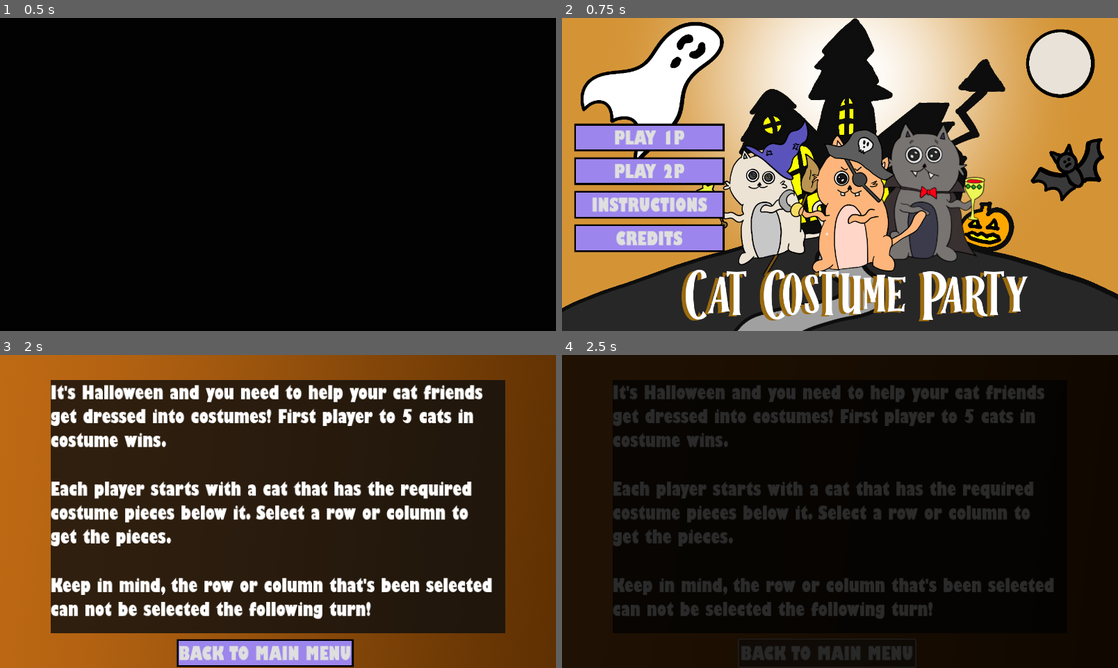
Above: before the commit, frames 1-4 (two rows, left to right).
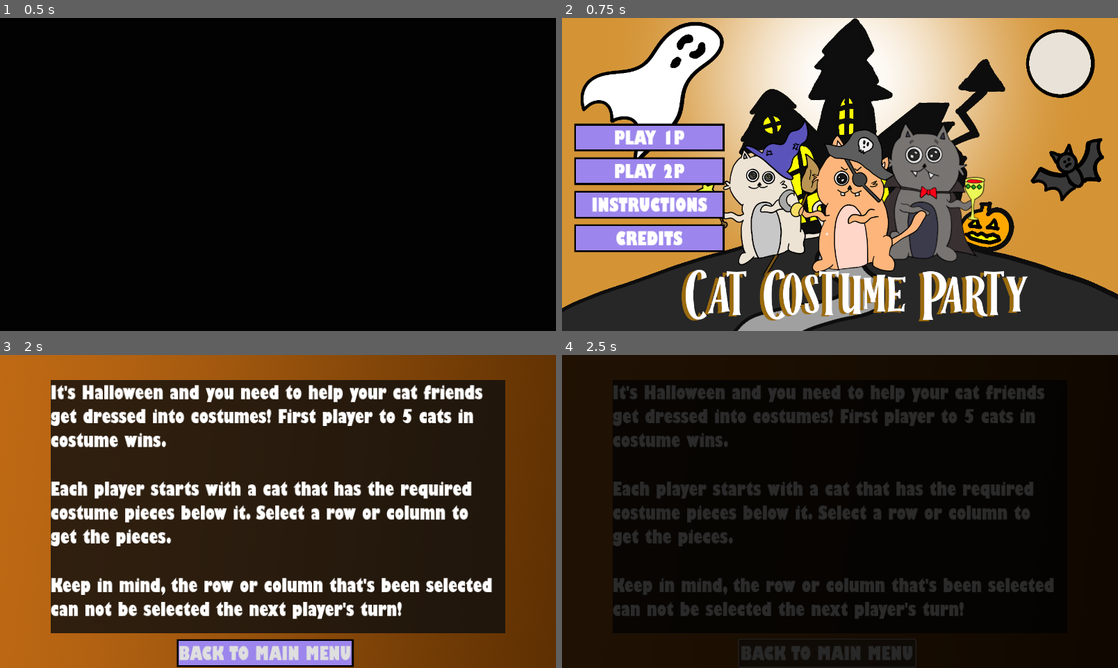
Above: after the commit, the same moments.

Repository: Zami77/CatCostumeParty
Game: Godot game, scene res://managers/GameManager.tscn
The game is run twice, just before and just after one commit, with the same random seed, the same clock (stepped at 60 frames per second) and the same inputs. Sound files missing from this copy of the repository are replaced by a short silence.
Inputs (mouse positions are in pixels of both pictures, inside the frame that each line leads up to):
- Up to frame 1 (0.5 s): no input
- Up to frame 2 (0.75 s): move the mouse to (962, 158) at 0.52 s; press the mouse at (962, 158) at 0.53 s
- Up to frame 3 (2 s): release the mouse at (400, 495) at 1.25 s; click "INSTRUCTIONS" at 1.25 s
- Up to frame 4 (2.5 s): click "BACK TO MAIN MENU" at 2 s

Frame 1 is identical in both runs. In frame 2, 1.5% of the frame differs, in the area x 5-26%, y 36-73%; in frame 3, 0.8%; in frame 4, 0.5%.

Commit message:
sound fx impl

Diff:
--- a/CatCostumeParty/costume_piece_grid/CostumePieceGrid.gd
+++ b/CatCostumeParty/costume_piece_grid/CostumePieceGrid.gd
@@ -34,6 +34,7 @@
 		for col in num_cols:
 			grid[row].append(0)
 			_add_random_piece(row, col)
+			await random_piece_added
 
 func get_selectable_options() -> Dictionary:
 	var selectable_options = {}
@@ -130,6 +131,7 @@
 	rand_piece.piece_selected.connect(_on_piece_selected)
 	grid[row][col] = rand_piece
 
+	AudioManager.play_piece_added_to_grid()
 	var rand_piece_scale_tween = get_tree().create_tween().set_trans(Tween.TRANS_LINEAR)
 	rand_piece_scale_tween.tween_property(rand_piece, "scale", Vector2.ONE, 0.3)
 	await rand_piece_scale_tween.finished
--- /dev/null
+++ b/CatCostumeParty/default_bus_layout.tres
@@ -0,0 +1,4 @@
+[gd_resource type="AudioBusLayout" format=3 uid="uid://bd2jwvvfeolt3"]
+
+[resource]
+bus/0/volume_db = -8.39524
--- a/CatCostumeParty/managers/AudioManager.gd
+++ b/CatCostumeParty/managers/AudioManager.gd
@@ -13,6 +13,24 @@
 var sfx_queue = []
 
 var rng = RandomNumberGenerator.new()
+
+var costume_cat_completed = "res://costume_cats/costume_cat_sound_fx/LQ_Positive_Notification.wav"
+
+var whoosh = [
+	"res://costume_pieces/costume_piece_sound_fx/FA_Whoosh_1_1.wav",
+	"res://costume_pieces/costume_piece_sound_fx/FA_Whoosh_1_2.wav",
+	"res://costume_pieces/costume_piece_sound_fx/FA_Whoosh_1_3.wav"
+]
+
+var piece_added_to_grid = [
+	"res://costume_pieces/costume_piece_sound_fx/piece_added_to_grid/CGM3_Bubble_Button_01_3.wav",
+	"res://costume_pieces/costume_piece_sound_fx/piece_added_to_grid/CGM3_Bubble_Button_01_4.wav",
+	"res://costume_pieces/costume_piece_sound_fx/piece_added_to_grid/CGM3_Bubble_Button_01_5.wav"
+]
+
+var game_end = "res://common/sound_fx/game_end.mp3"
+var button_press = "res://ui/button_sfx/FA_Confirm_Button_1_1.wav"
+var button_hover = "res://ui/button_sfx/button_hover.wav"
 
 func _ready():
 	for i in num_players:
@@ -42,6 +60,33 @@
 func play_battle_theme() -> void:
 	pass
 
+func play_sfx(sound_path):
+	sfx_queue.append(sound_path)
+
+func _fadeout_bgm():
+	bgm_player.stop()
+
+func play_collect_costume_piece() -> void:
+	play_sfx(whoosh[rng.randi_range(0, len(whoosh) - 1)])
+
+func play_costume_cat_completed() -> void:
+	play_sfx(costume_cat_completed)
+
+func play_dressed_cat_move() -> void:
+	play_sfx(whoosh[rng.randi_range(0, len(whoosh) - 1)])
+
+func play_piece_added_to_grid() -> void:
+	play_sfx(piece_added_to_grid[rng.randi_range(0, len(piece_added_to_grid) - 1)])
+
+func play_game_end() -> void:
+	play_sfx(game_end)
+
+func play_button_press() -> void:
+	play_sfx(button_press)
+
+func play_button_hover() -> void:
+	play_sfx(button_hover)
+
 func _process(delta):
 	if not sfx_queue.is_empty() and not available_players.is_empty():
 		available_players[0].stream = load(sfx_queue.pop_front())
--- a/CatCostumeParty/managers/MatchManager.gd
+++ b/CatCostumeParty/managers/MatchManager.gd
@@ -74,6 +74,7 @@
 		_execute_game_win()
 
 func _execute_game_win() -> void:
+	AudioManager.play_game_end()
 	game_end_panel.set_winning_player(winning_player)
 	game_end_panel.visible = true
 	costume_piece_grid.select_disabled = true
@@ -165,6 +166,7 @@
 		piece.global_position = old_global_position
 		var piece_tween = get_tree().create_tween().set_trans(Tween.TRANS_LINEAR)
 		piece_tween.tween_property(piece, "global_position", costume_cat_area.global_position + Dimensions.costume_cat_vec2 / 2, piece_movement_tween_duration)
+		AudioManager.play_collect_costume_piece()
 		await piece_tween.finished
 		costume_piece_grid.remove_child(piece)
 	emit_signal("completed_selected_pieces_animation_finished")
@@ -175,6 +177,7 @@
 	var costume_cat_area: Node2D = costume_cat_area_and_dressed_area.costume_cat_area
 	var dressed_cat_area: Node2D = costume_cat_area_and_dressed_area.dressed_cat_area
 
+	AudioManager.play_costume_cat_completed()
 	await get_tree().create_timer(timer_wait_on_costume_cat_completed).timeout
 	var old_costume_cat_global_pos = completed_cat.global_position
 	costume_cat_area.remove_child(completed_cat)
@@ -196,6 +199,7 @@
 	var dressed_cat_scale_tween = get_tree().create_tween().set_trans(Tween.TRANS_LINEAR)
 	dressed_cat_position_tween.tween_property(completed_cat, "position", new_position, dressed_cat_tween_duration)
 	dressed_cat_scale_tween.tween_property(completed_cat, "scale", new_scale, dressed_cat_tween_duration)
+	AudioManager.play_dressed_cat_move()
 	await dressed_cat_position_tween.finished
 	await dressed_cat_scale_tween.finished
 
--- /dev/null
+++ b/CatCostumeParty/ui/button_sfx/ButtonSfx.gd
@@ -0,0 +1,13 @@
+class_name ButtonSfx
+extends Button
+
+
+func _ready():
+	pressed.connect(_on_button_pressed)
+	mouse_entered.connect(_on_mouse_entered)
+
+func _on_button_pressed() -> void:
+	AudioManager.play_button_press()
+
+func _on_mouse_entered() -> void:
+	AudioManager.play_button_hover()
--- /dev/null
+++ b/CatCostumeParty/ui/button_sfx/ButtonSfx.tscn
@@ -0,0 +1,9 @@
+[gd_scene load_steps=3 format=3 uid="uid://bemerbtsrrpi5"]
+
+[ext_resource type="Theme" uid="uid://c6kvf2ibqye14" path="res://ui/themes/DefaultTheme.tres" id="1_827ym"]
+[ext_resource type="Script" path="res://ui/button_sfx/ButtonSfx.gd" id="2_v6cnc"]
+
+[node name="ButtonSfx" type="Button"]
+theme = ExtResource("1_827ym")
+theme_override_colors/font_color = Color(1, 1, 1, 1)
+script = ExtResource("2_v6cnc")
--- a/CatCostumeParty/ui/credits_screen/CreditsScreen.tscn
+++ b/CatCostumeParty/ui/credits_screen/CreditsScreen.tscn
@@ -1,8 +1,9 @@
-[gd_scene load_steps=4 format=3 uid="uid://bgh1ysbipxb66"]
+[gd_scene load_steps=5 format=3 uid="uid://bgh1ysbipxb66"]
 
 [ext_resource type="Script" path="res://ui/instructions_screen/InstructionsScreen.gd" id="1_um0qs"]
 [ext_resource type="Texture2D" uid="uid://cjbng43026ljx" path="res://managers/match_background.png" id="2_ixjnq"]
 [ext_resource type="Theme" uid="uid://c6kvf2ibqye14" path="res://ui/themes/DefaultTheme.tres" id="3_otlua"]
+[ext_resource type="Script" path="res://ui/button_sfx/ButtonSfx.gd" id="4_bb72p"]
 
 [node name="CreditsScreen" type="Node2D"]
 script = ExtResource("1_um0qs")
@@ -41,3 +42,4 @@
 offset_bottom = 789.0
 theme = ExtResource("3_otlua")
 text = "BACK TO MAIN MENU"
+script = ExtResource("4_bb72p")
--- a/CatCostumeParty/ui/instructions_screen/InstructionsScreen.tscn
+++ b/CatCostumeParty/ui/instructions_screen/InstructionsScreen.tscn
@@ -1,8 +1,9 @@
-[gd_scene load_steps=4 format=3 uid="uid://cl30sn1asndmr"]
+[gd_scene load_steps=5 format=3 uid="uid://cl30sn1asndmr"]
 
 [ext_resource type="Script" path="res://ui/instructions_screen/InstructionsScreen.gd" id="1_iqd66"]
 [ext_resource type="Texture2D" uid="uid://cjbng43026ljx" path="res://managers/match_background.png" id="1_slhiv"]
 [ext_resource type="Theme" uid="uid://c6kvf2ibqye14" path="res://ui/themes/DefaultTheme.tres" id="2_thrf1"]
+[ext_resource type="Script" path="res://ui/button_sfx/ButtonSfx.gd" id="4_ghs32"]
 
 [node name="InstructionsScreen" type="Node2D"]
 script = ExtResource("1_iqd66")
@@ -20,6 +21,7 @@
 color = Color(0.054902, 0.054902, 0.054902, 0.8)
 
 [node name="RichTextLabel" type="RichTextLabel" parent="LabelBackground"]
+layout_mode = 0
 offset_right = 1152.0
 offset_bottom = 640.0
 theme = ExtResource("2_thrf1")
@@ -28,7 +30,7 @@
 
 Each player starts with a cat that has the required costume pieces below it. Select a row or column to get the pieces.
 
-Keep in mind, the row or column that's been selected can not be selected the following turn!
+Keep in mind, the row or column that's been selected can not be selected the next player's turn!
 
 "
 fit_content = true
@@ -40,3 +42,4 @@
 offset_bottom = 789.0
 theme = ExtResource("2_thrf1")
 text = "BACK TO MAIN MENU"
+script = ExtResource("4_ghs32")
--- a/CatCostumeParty/ui/main_menu/MainMenu.tscn
+++ b/CatCostumeParty/ui/main_menu/MainMenu.tscn
@@ -3,8 +3,7 @@
 [ext_resource type="Script" path="res://ui/main_menu/MainMenu.gd" id="1_4uqta"]
 [ext_resource type="Texture2D" uid="uid://bu0l7scyeg510" path="res://ui/main_menu/title_art_with_cats.png" id="2_thomr"]
 [ext_resource type="Theme" uid="uid://c6kvf2ibqye14" path="res://ui/themes/DefaultTheme.tres" id="3_yewn7"]
-
-[sub_resource type="Theme" id="Theme_y02fb"]
+[ext_resource type="Script" path="res://ui/button_sfx/ButtonSfx.gd" id="4_due8q"]
 
 [node name="MainMenu" type="Node2D"]
 script = ExtResource("1_4uqta")
@@ -25,18 +24,29 @@
 
 [node name="Play1pButton" type="Button" parent="VBoxContainer"]
 layout_mode = 2
-theme = SubResource("Theme_y02fb")
+theme = ExtResource("3_yewn7")
+theme_override_colors/font_color = Color(1, 1, 1, 1)
 text = "PLAY 1P"
+script = ExtResource("4_due8q")
 
 [node name="Play2pButton" type="Button" parent="VBoxContainer"]
 layout_mode = 2
+theme = ExtResource("3_yewn7")
+theme_override_colors/font_color = Color(1, 1, 1, 1)
 text = "PLAY 2P"
+script = ExtResource("4_due8q")
 
 [node name="InstructionsButton" type="Button" parent="VBoxContainer"]
 layout_mode = 2
+theme = ExtResource("3_yewn7")
+theme_override_colors/font_color = Color(1, 1, 1, 1)
 text = " INSTRUCTIONS "
+script = ExtResource("4_due8q")
 
 [node name="CreditsButton" type="Button" parent="VBoxContainer"]
 layout_mode = 2
+theme = ExtResource("3_yewn7")
+theme_override_colors/font_color = Color(1, 1, 1, 1)
 text = "CREDITS
 "
+script = ExtResource("4_due8q")
--- a/CatCostumeParty/ui/themes/DefaultTheme.tres
+++ b/CatCostumeParty/ui/themes/DefaultTheme.tres
@@ -15,6 +15,7 @@
 Button/font_sizes/font_size = 48
 Button/fonts/font = ExtResource("1_av2oo")
 Button/styles/normal = SubResource("StyleBoxFlat_oro04")
+Label/colors/font_color = Color(1, 1, 1, 1)
 Label/font_sizes/font_size = 48
 Label/fonts/font = ExtResource("1_av2oo")
 RichTextLabel/font_sizes/normal_font_size = 64
Not shown, added: CatCostumeParty/common/sound_fx/game_end.mp3.import
Not shown, added: CatCostumeParty/costume_cats/costume_cat_sound_fx/LQ_Positive_Notification.wav.import
Not shown, added: CatCostumeParty/costume_pieces/costume_piece_sound_fx/FA_Whoosh_1_1.wav.import
Not shown, added: CatCostumeParty/costume_pieces/costume_piece_sound_fx/FA_Whoosh_1_2.wav.import
Not shown, added: CatCostumeParty/costume_pieces/costume_piece_sound_fx/FA_Whoosh_1_3.wav.import
Not shown, added: CatCostumeParty/costume_pieces/costume_piece_sound_fx/piece_added_to_grid/CGM3_Bubble_Button_01_3.wav.import
Not shown, added: CatCostumeParty/costume_pieces/costume_piece_sound_fx/piece_added_to_grid/CGM3_Bubble_Button_01_4.wav.import
Not shown, added: CatCostumeParty/costume_pieces/costume_piece_sound_fx/piece_added_to_grid/CGM3_Bubble_Button_01_5.wav.import
Not shown, added: CatCostumeParty/ui/button_sfx/FA_Confirm_Button_1_1.wav.import
Not shown, added: CatCostumeParty/ui/button_sfx/button_hover.wav.import
Not shown, added: CatCostumeParty/common/sound_fx/game_end.mp3
Not shown, added: CatCostumeParty/costume_cats/costume_cat_sound_fx/LQ_Positive_Notification.wav
(and 8 more such lines)
